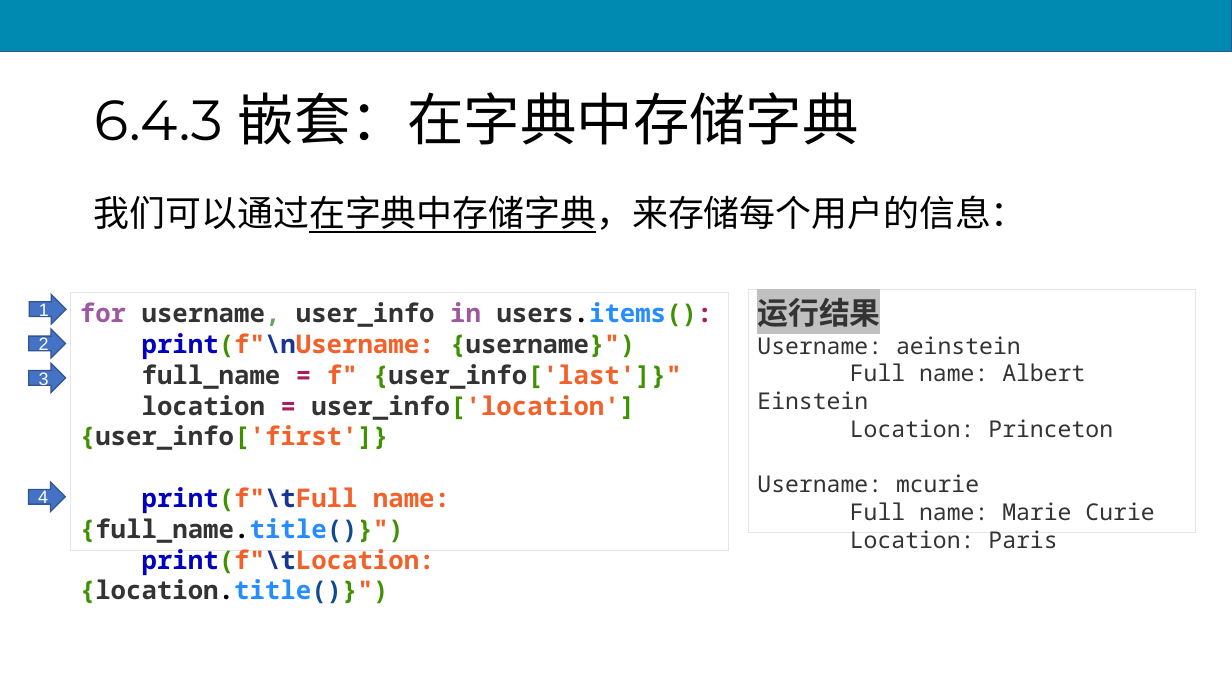
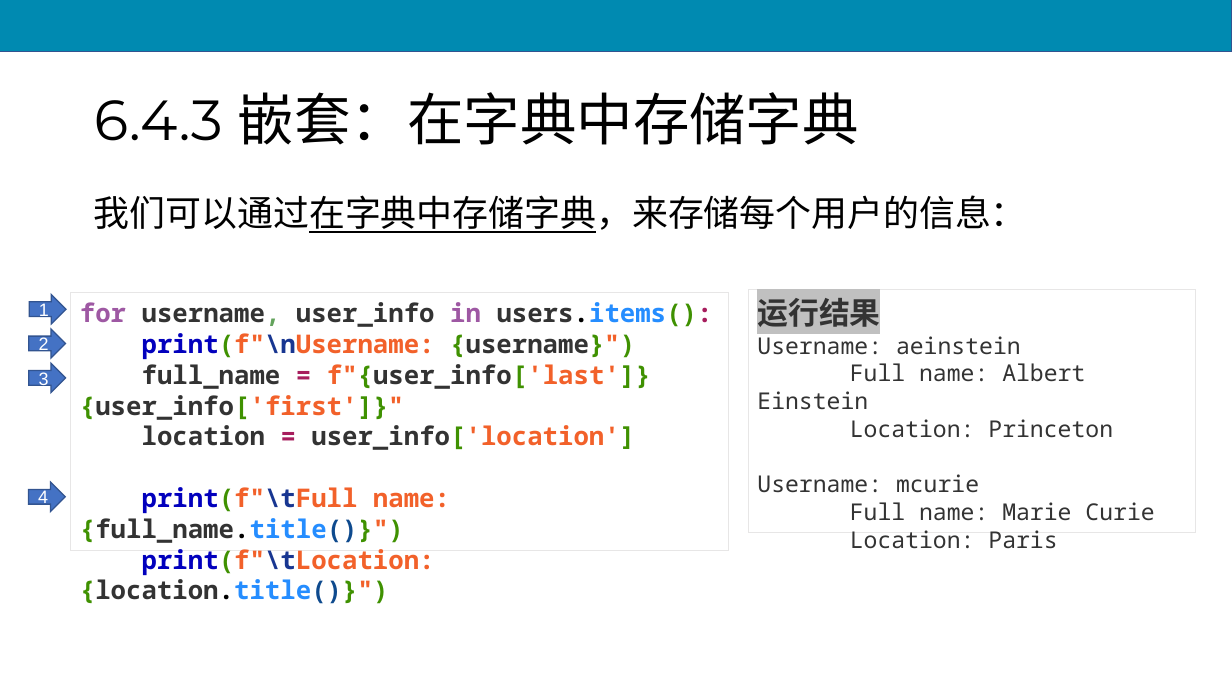
Before and after one commit to scruel/pcc_3e_slides, a slide deck: slide 28 of PPT/python6.pptx. Drawn at 1232x693 pixels with LibreOffice and Linux fonts; fonts in the diff are those of the drawing. Boxes give left, top, right and bottom in pixels: in the first picture for what was removed or moved away, otherwise in the second. Text is boxed around its words. In the diff, an @@ line names an element or a change of style, - is before the commit and + after.

```diff
--- a/PPT/python6.pptx
+++ b/PPT/python6.pptx
@@ text in rectangle at [80, 302, 713, 450]: text changed @@
-for username, user_info in users.items():
-print(f"\nUsername: {username}")
-full_name = f" {user_info['last']}"
-location = user_info['location']{user_info['first']}
+for username, user_info in users.items():
+print(f"\nUsername: {username}")
+full_name = f"{user_info['last']} {user_info['first']}"
+location = user_info['location']
```
Also in this commit, not shown: 1 other slide changed, 7 other files.
